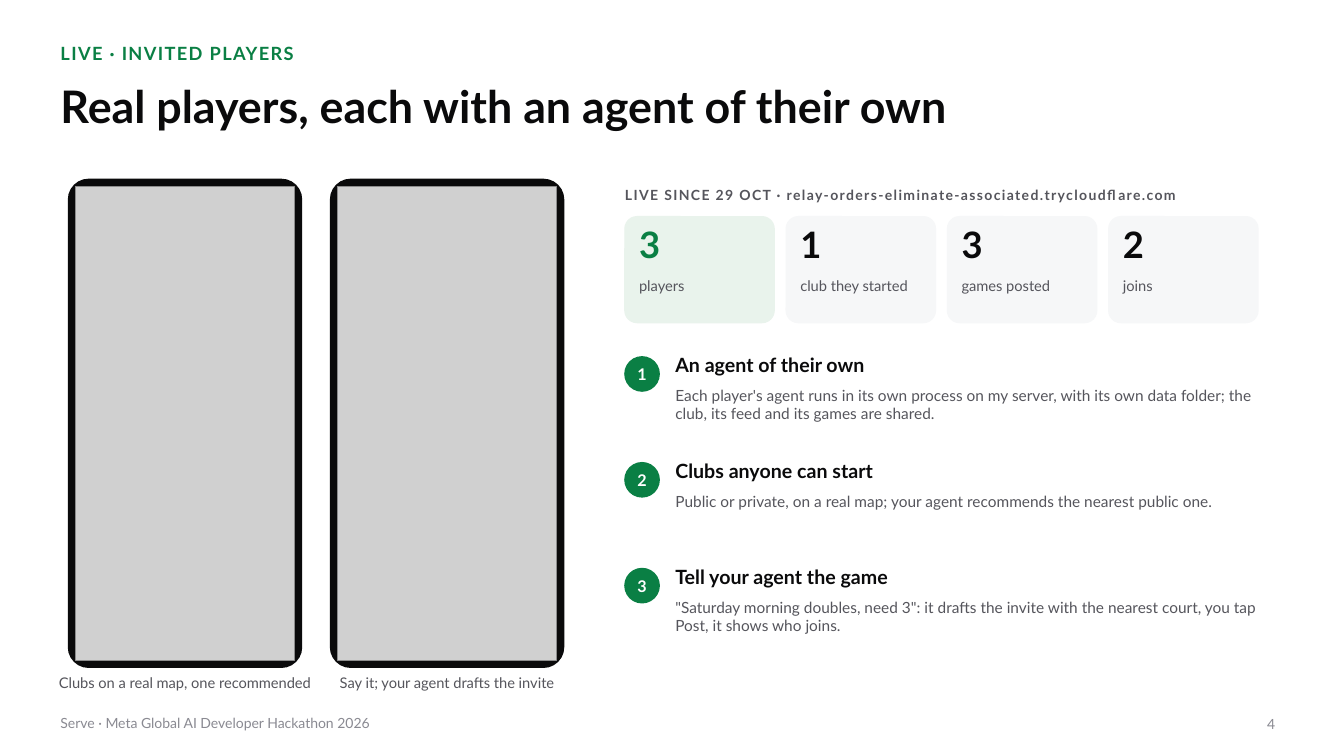
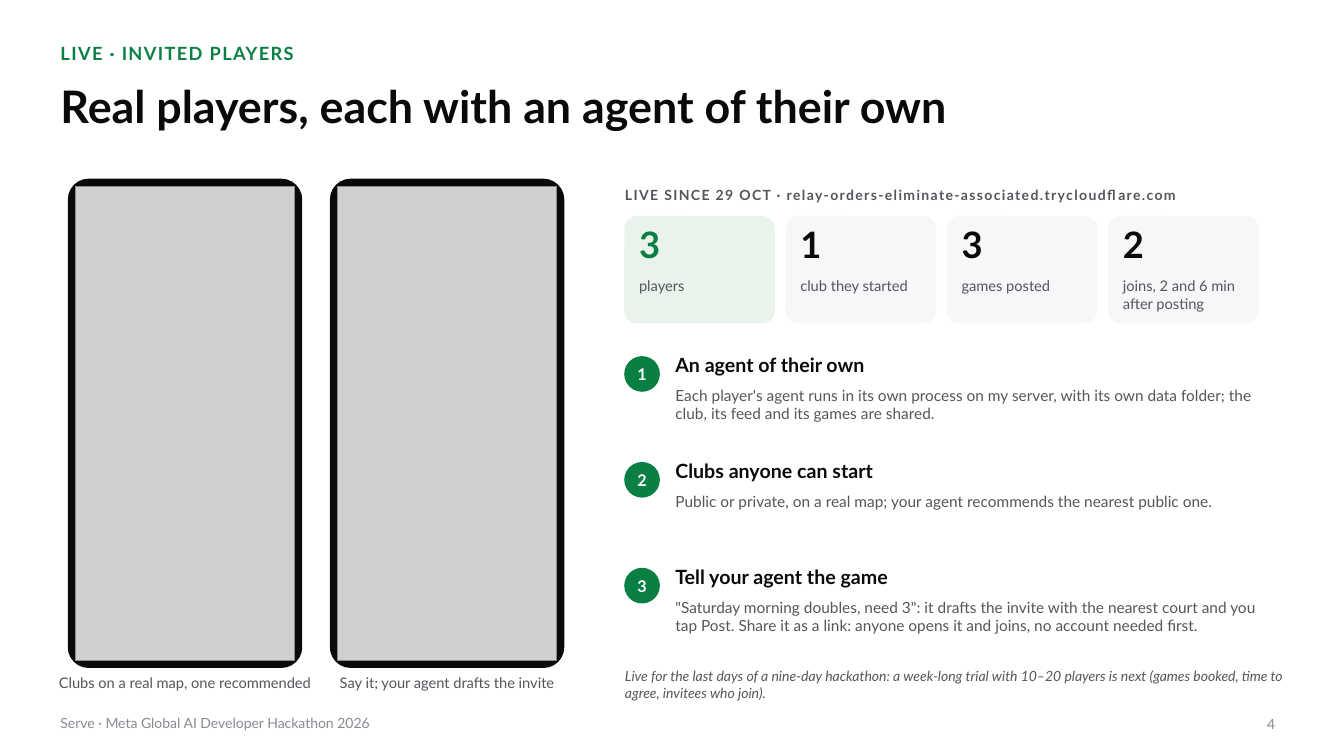
Before and after one commit to gino6178/serve-meta-hackathon, a slide deck: slide 4 of video/deck/Serve_Meta_deck.pptx. Drawn at 1344x756 pixels with LibreOffice and Linux fonts; fonts in the diff are those of the drawing; grey boxes stand for pictures. Boxes give left, top, right and bottom in pixels: in the first picture for what was removed or moved away, otherwise in the second. Text is boxed around its words. In the diff, an @@ line names an element or a change of style, - is before the commit and + after.

```diff
--- a/video/deck/Serve_Meta_deck.pptx
+++ b/video/deck/Serve_Meta_deck.pptx
@@ text at [1123, 280, 1235, 312]: text changed @@
-joins
+joins, 2 and 6 min after posting
@@ text at [675, 601, 1255, 634]: text changed @@
-"Saturday morning doubles, need 3": it drafts the invite with the nearest court, you tap Post, it shows who joins.
+"Saturday morning doubles, need 3": it drafts the invite with the nearest court and you tap Post. Share it as a link: anyone opens it and joins, no account needed first.
@@ text added at [625, 670, 1283, 701], 10 pt, text #55555C, italic @@
+Live for the last days of a nine-day hackathon: a week-long trial with 10–20 players is next (games booked, time to agree, invitees who join).
```
Also in this commit, not shown: 1 other slide changed, 19 other files.
